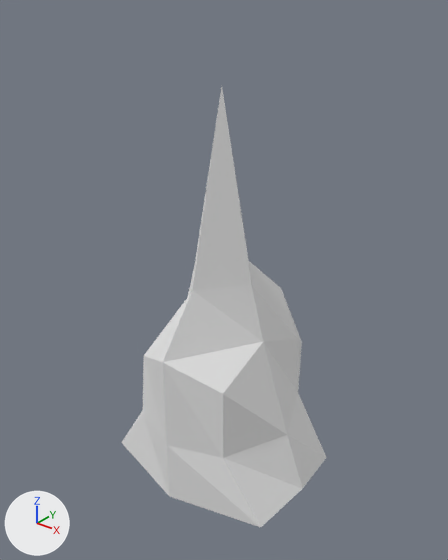
The Blender file ship2.blend: old version first, new version second.
Camera for both pictures: a camera (50 mm lens) standing at (6.25, -7.76, 7.51) and looking at (-0.22, 0.33, 2.49). Lighting does not change. The marker at lower left points along +X, +Y and +Z.

Before the edit, the objects in view are built like this:
```python
me_cube = bpy.data.meshes.new('Cube')
me_cube.from_pydata(...)  # 30 vertices, 28 faces; spans x -1.84..1.0, y -1.48..1.48, z -0.74..3.64
me_cube.materials.append(mat_material)  # its picture is missing
ob_ship2 = bpy.data.objects.new('Ship2', me_cube)
ob_ship2.location = (0.0, 0.0, 0.0)
ob_ship2.rotation_euler = (0.0, 0.0, -1.571)  # degrees (0, 0, -90)
ob_ship2.scale = (1.59, 1.3, 1.66)
```
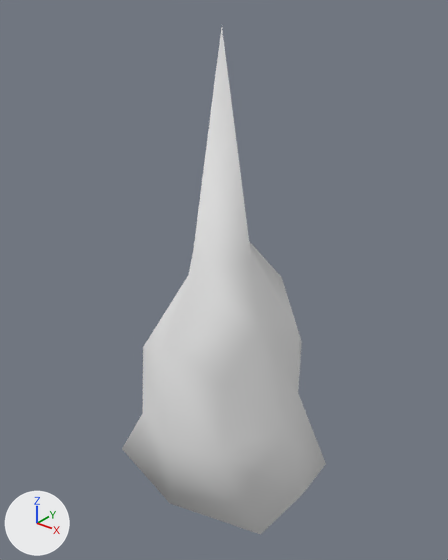
Location of each change, (x1, y1, x2, y2) in pixels of the pictures (448 x 560 px):
'Ship2', shading changed, rescaled (15% taller)
    before: (121, 87, 327, 527)
    after: (122, 27, 326, 534)

The change, as a diff of the scene's bpy script:
```diff
--- a/ship2.blend.py
+++ b/ship2.blend.py
@@ me_cube @@
 me_cube.from_pydata(...)  # 30 vertices, 28 faces; spans x -1.84..1.0, y -1.48..1.48, z -0.74..3.64
 # used by ob_ship2; location = (0.0, 0.0, 0.0); rotation_euler = (0.0, 0.0, -1.571), in degrees (0, 0, -90); scale = (1.59, 1.3, 1.66)
+# me_cube part 1: all faces are now shaded smooth (28 of 28 changed)
 me_cube.materials.append(mat_material)
@@ ob_ship2 @@
 ob_ship2.rotation_euler = (0.0, 0.0, -1.571)  # degrees (0, 0, -90)
-ob_ship2.scale = (1.59, 1.3, 1.66)
+ob_ship2.scale = (1.59, 1.3, 1.89)
```
